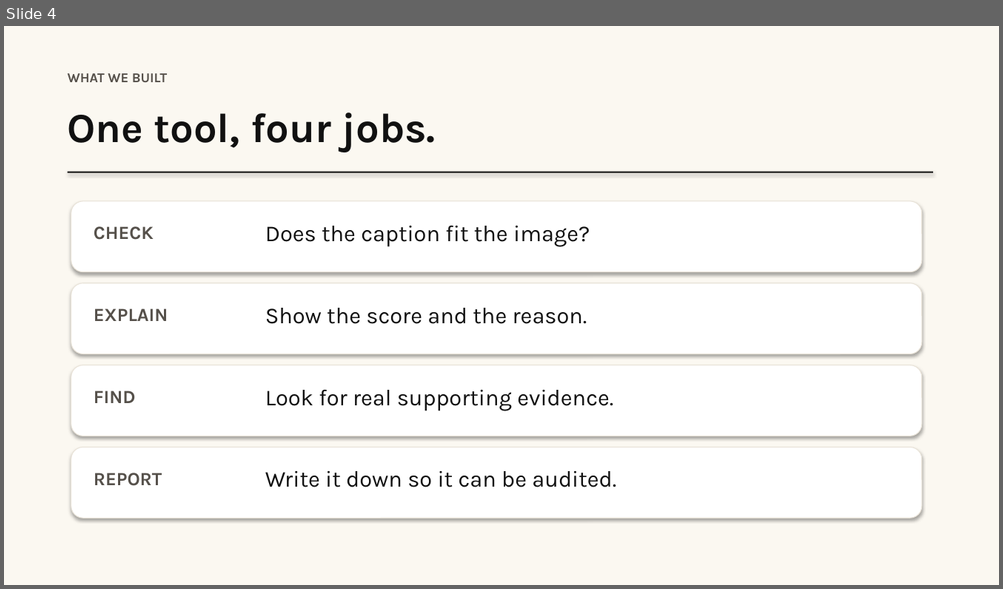
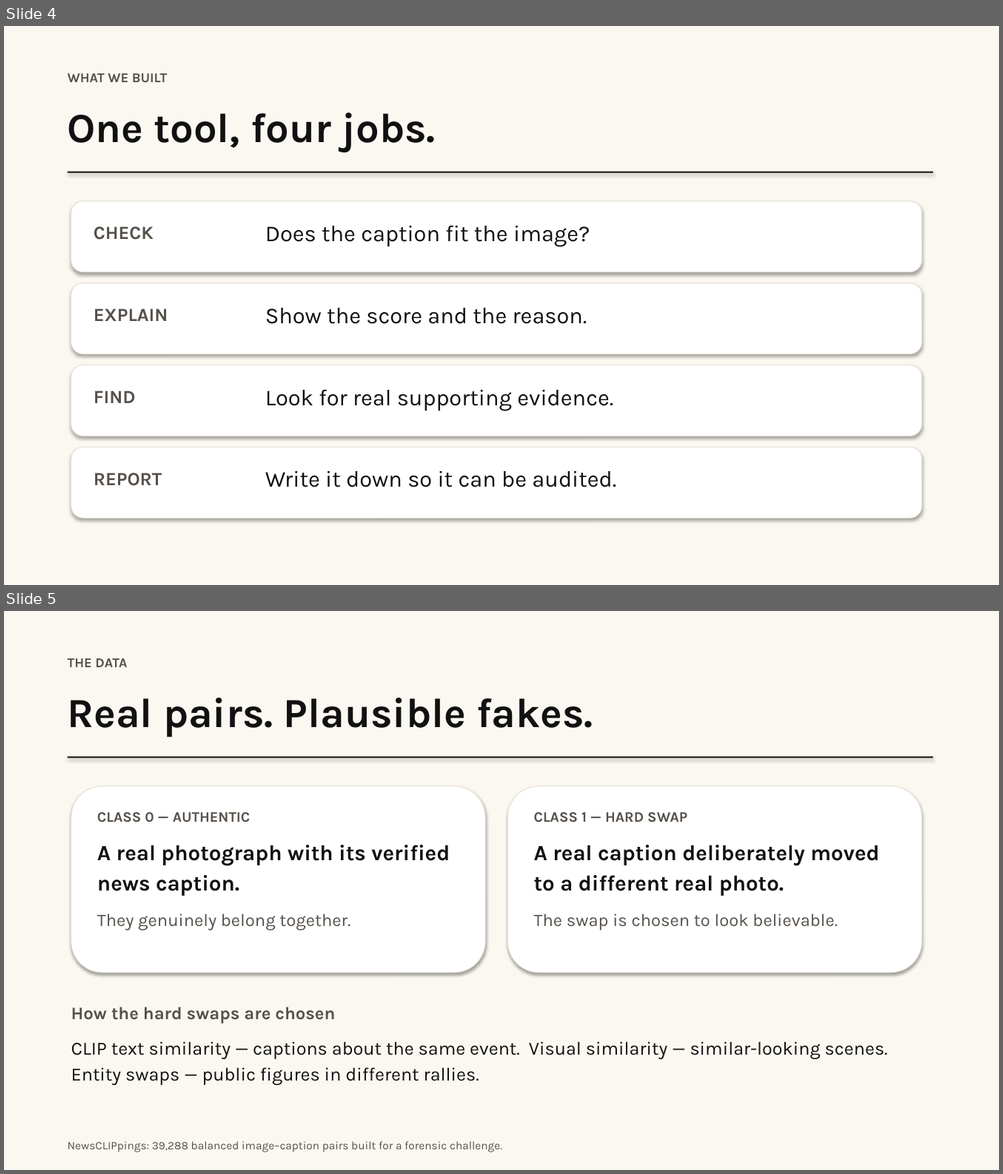
Before and after one commit to DharmilG/Misinformation-Detection, a slide deck: Project_Presentation.pptx. Shown one above the other, each under a label of ours: slide 4 before the commit, slides 4 and 5 after it. The pictures are 1003x589 and 1003x1174 pixels, drawn with LibreOffice and Linux fonts; fonts in the diff are those of the drawing. Boxes give left, top, right and bottom in pixels: in the first picture for what was removed or moved away, otherwise in the second. Text is boxed around its words. In the diff, an @@ line names an element or a change of style, - is before the commit and + after.

Commit message:
docs(presentation): add data, preprocessing and model-selection slides

```diff
--- a/Project_Presentation.pptx
+++ b/Project_Presentation.pptx
@@ slide 5 added at box(4, 611, 999, 1170), background #FBF8F1 @@
@@ text added at box(68, 658, 593, 738), 40 pt, text #111111, bold @@
+THE DATA
+Real pairs. Plausible fakes.
@@ rectangle added at box(68, 757, 933, 758), fill #111111 @@
@@ rounded rectangle added at box(71, 786, 485, 973), fill #FFFFFF, outline #E9E3D8 0.75 pt @@
@@ rounded rectangle added at box(508, 786, 922, 973), fill #FFFFFF, outline #E9E3D8 0.75 pt @@
@@ text added at box(97, 812, 449, 931), 21 pt, text #55504A, bold @@
+CLASS 0 — AUTHENTIC
+A real photograph with its verified news caption.
+They genuinely belong together.
@@ text added at box(534, 812, 879, 931), 21 pt, text #111111, bold @@
+CLASS 1 — HARD SWAP
+A real caption deliberately moved to a different real photo.
+The swap is chosen to look believable.
@@ text added at box(71, 1007, 888, 1085), 18 pt, text #111111 @@
+How the hard swaps are chosen
+CLIP text similarity — captions about the same event. Visual similarity — similar-looking scenes. Entity swaps — public figures in different rallies.
@@ text added at box(68, 1142, 502, 1153), 11 pt, text #55504A @@
+NewsCLIPpings: 39,288 balanced image–caption pairs built for a forensic challenge.
```
Also in this commit, not shown: 1 slide changed, 3 other slides added, 3 other files.
